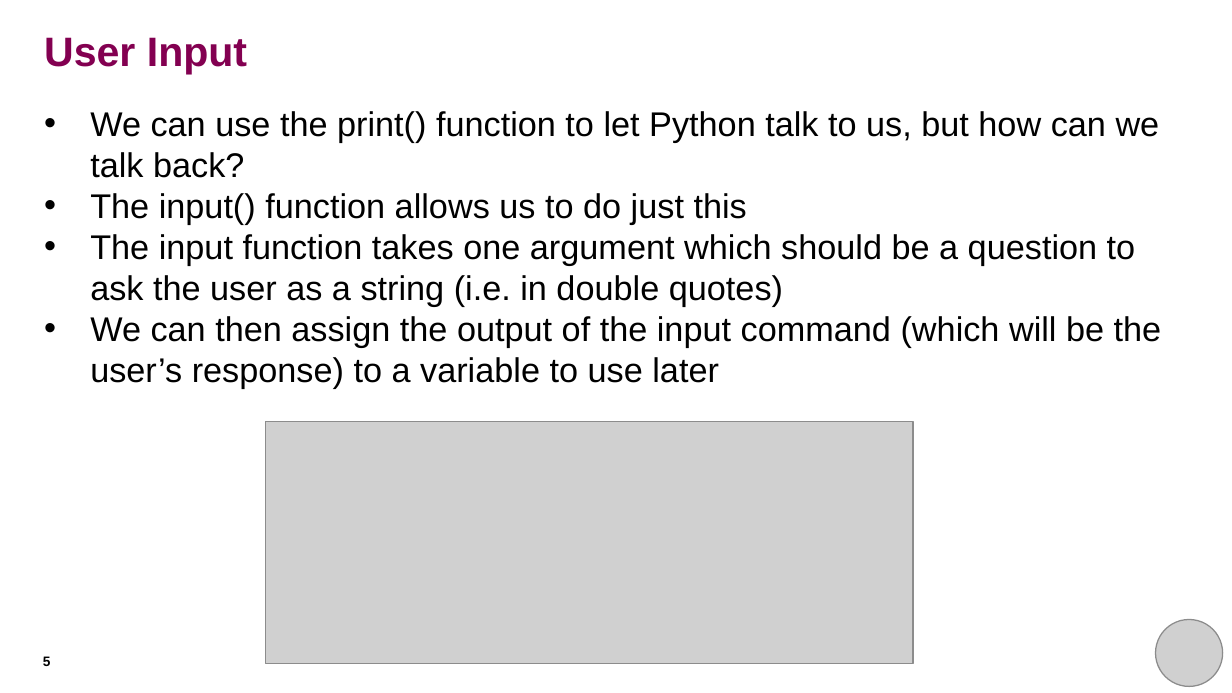
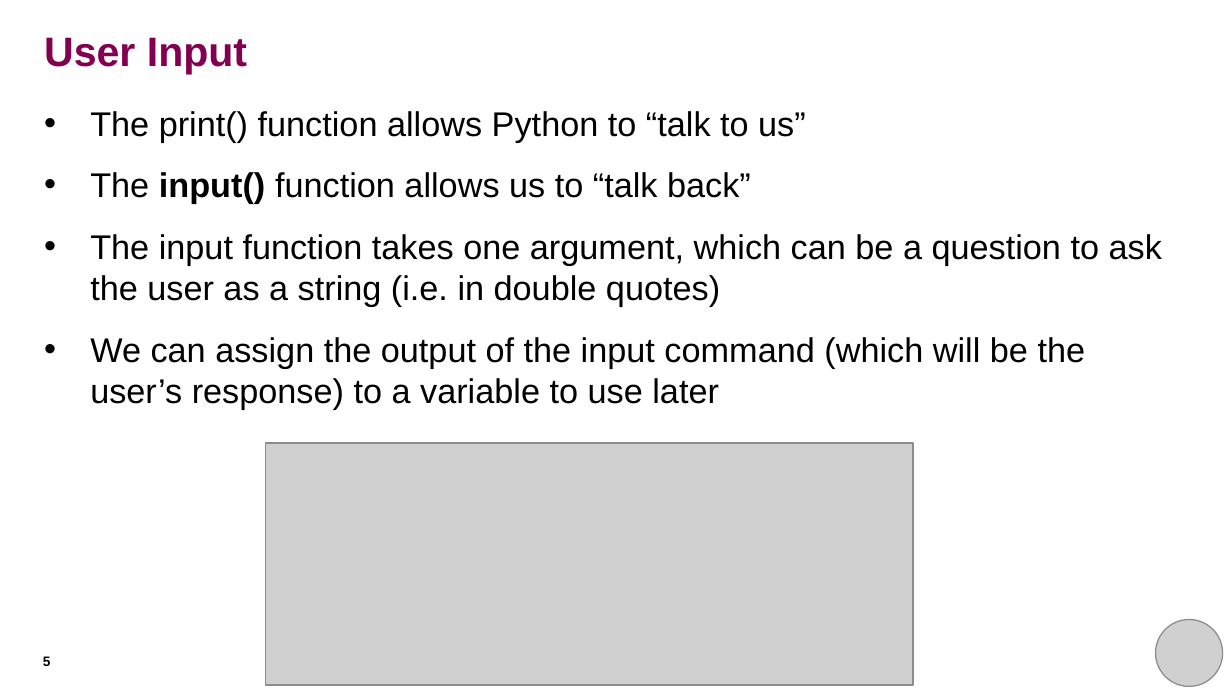
Before and after one commit to rkhetani/beginners-python, a slide deck: slide 5 of session_two/session_two_presentation.pptx. Drawn at 1232x693 pixels with LibreOffice and Linux fonts; fonts in the diff are those of the drawing; grey boxes stand for pictures. Boxes give left, top, right and bottom in pixels: in the first picture for what was removed or moved away, otherwise in the second. Text is boxed around its words. In the diff, an @@ line names an element or a change of style, - is before the commit and + after.

Commit message:
Updated session 2 slide deck
Mostly style updates (slimmed down text, increased line spacing, highlighted key new concepts)

```diff
--- a/session_two/session_two_presentation.pptx
+++ b/session_two/session_two_presentation.pptx
@@ text at (90, 111, 1162, 409): text changed @@
-• We can use the print() function to let Python talk to us, but how can we talk back?
-• The input() function allows us to do just this
-• The input function takes one argument which should be a question to ask the user as a string (i.e. in double quotes)
-• We can then assign the output of the input command (which will be the user’s response) to a variable to use later
+• The print() function allows Python to “talk to us”
+• The input() function allows us to “talk back”
+• The input function takes one argument, which can be a question to ask the user as a string (i.e. in double quotes)
+• We can assign the output of the input command (which will be the user’s response) to a variable to use later
@@ picture: place and size @@
-picture at (266, 421, 913, 664)
+picture at (266, 442, 913, 685)
```
Also in this commit, not shown: 14 other slides changed, 1 slide added.
